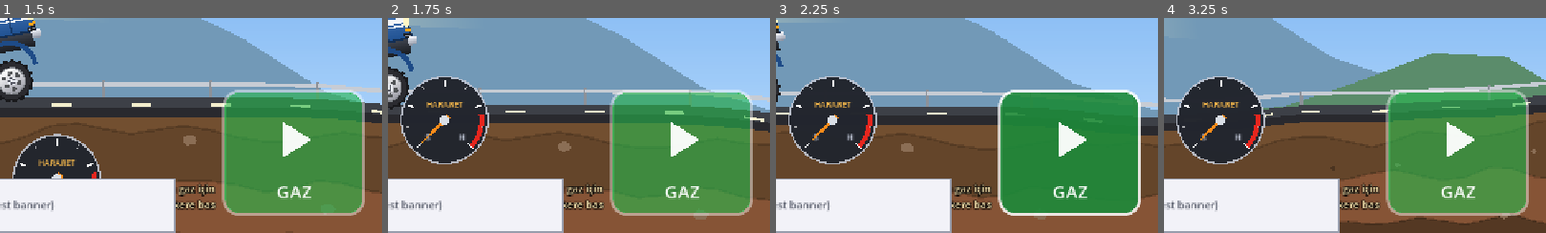
Above: before the commit, frames 1-4 (left to right).
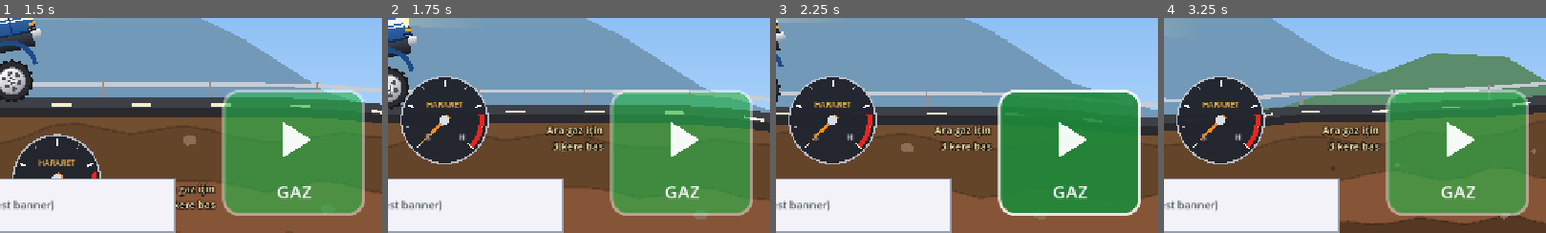
Above: after the commit, the same moments.

Repository: aliyuksekal/penalti-oyunu
Game: Godot game, scene res://Main.tscn
The game is run twice, just before and just after one commit, with the same random seed, the same clock (stepped at 60 frames per second) and the same inputs. Sound files missing from this copy of the repository are replaced by a short silence.
Inputs (mouse positions are % of the whole screen's width and height, from its top left):
- Up to frame 1 (1.5 s): click "BAŞLA ▶" at 0.5 s; click "BAŞLA ▶" at 1.25 s
- Up to frame 2 (1.75 s): no input
- Up to frame 3 (2.25 s): tap Enter at 2 s; move the mouse to (72, 45) at 2.02 s; hold Right from 2.03 s (still down); tap Shift at 2.1 s; click (72, 45) at 2.17 s
- Up to frame 4 (3.25 s): tap Space at 2.27, 2.57 s; release Right at 2.75 s; drag from (30, 55) to (45, 70) at 2.77 s
The pictures show only the part of the screen within x 50-100%, y 50-100%; the shares and areas given below are measured in that part.

Frame 1 is identical in both runs. In frame 2, 1.7% of the frame differs, in the area x 41-57%, y 49-90%; in frame 3, 1.7%; in frame 4, 1.8%.
Error in both runs: Invalid assignment of property or key 'emitting' with value of type 'bool' on a base object of type 'Nil'. (res://CargoAndGameManager.gd:507)

Commit message:
ara gaz yazısı banner'ın üstüne çıksın
Co-Authored-By: Claude Opus 5.5 <noreply@anthropic.com>
Claude-Session: https://claude.ai/code/session_01CTJfmjm1dnQhva6BYkes8r

Diff:
--- a/CargoAndGameManager.gd
+++ b/CargoAndGameManager.gd
@@ -1979,7 +1979,7 @@
 			_base_offsets[c] = Vector2(c.offset_top, c.offset_bottom)
 		var base: Vector2 = _base_offsets[c]
 		var shift: float = 0.0
-		if c == _gauges or c == toast_lbl:
+		if c == _gauges or c == toast_lbl or c == _gas_hint:
 			shift = h
 		elif portrait:
 			shift = h
